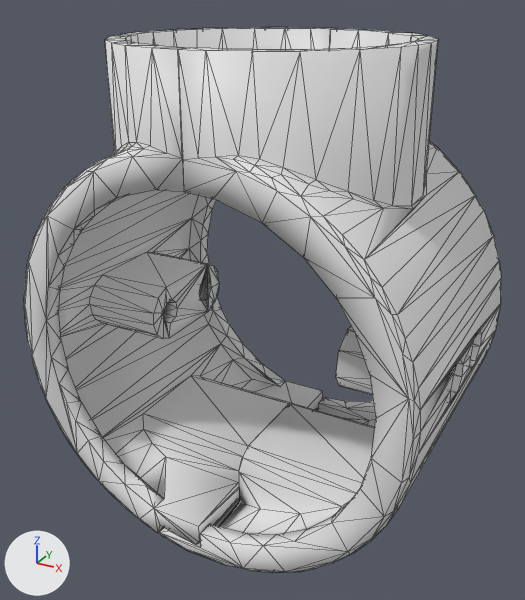
Before and after pictures for a commit that changed the COLLADA model public/page2/mesh029_wrist_flex.dae.
One viewpoint serves both versions: a 50 mm lens placed at (0.038, -0.0711, 0.0379), pointed at (-0.0005, -0.001, 0.0028). The lights are fixed; the arrows at lower left show +X, +Y and +Z. Mesh edges are drawn as thin lines. Materials are left out; every surface is plain grey. Vertices at the same position are counted once.

Objects in the first picture: 'Wrist_Flex'.
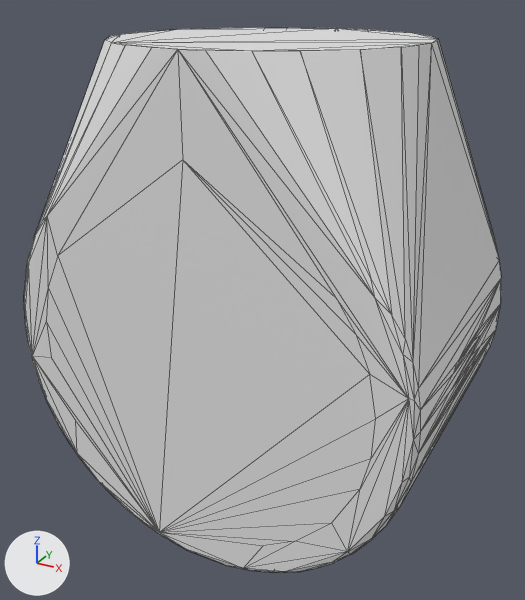
Changed parts and their boxes (x1, y1, x2, y2) in the pictures (525 x 600 px):
part 1 of me_wrist_flex, deleted
    before: (42, 27, 494, 568)

Patch to the scene script:
```diff
--- a/public/page2/mesh029_wrist_flex.dae.py
+++ b/public/page2/mesh029_wrist_flex.dae.py
@@ me_wrist_flex @@
 # used by ob_wrist_flex; location = (0.0, 0.0, 0.0)
-me_wrist_flex.from_pydata(...)  # 1044 vertices, 2116 faces; spans x -0.024..0.024, y -0.017..0.017, z -0.024..0.0325
+me_wrist_flex.from_pydata(...)  # 289 vertices, 574 faces; spans x -0.024..0.024, y -0.017..0.017, z -0.024..0.0325
+# me_wrist_flex part 1: 697 vertices removed from x -0.024..0.024, y -0.017..0.017, z -0.0232..0.0325
+# me_wrist_flex part 2: the surface is now shaded flat
```
